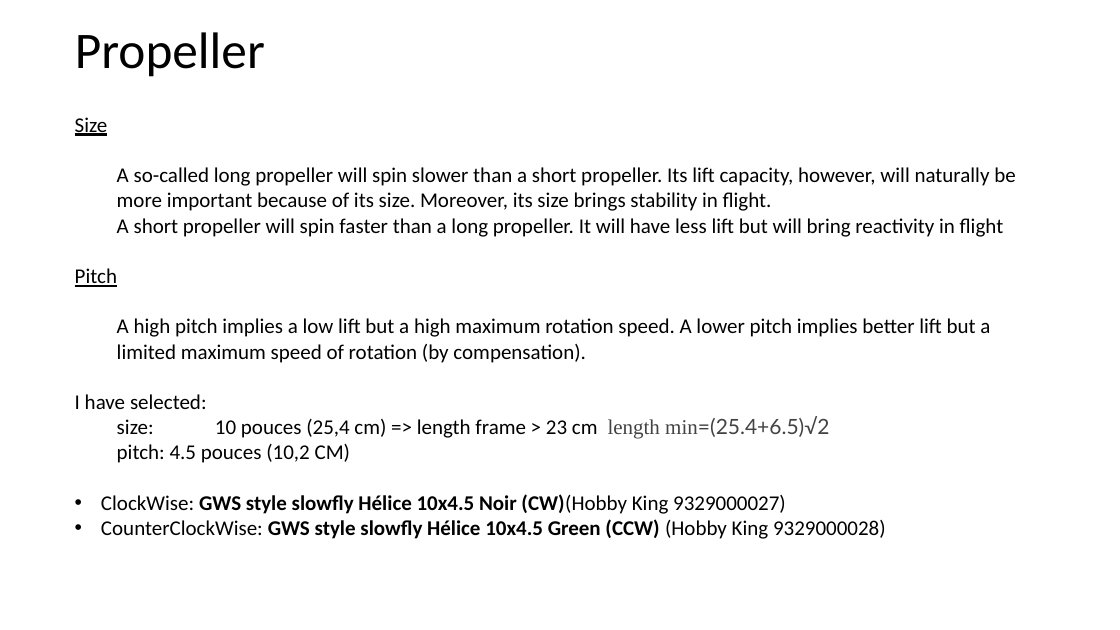
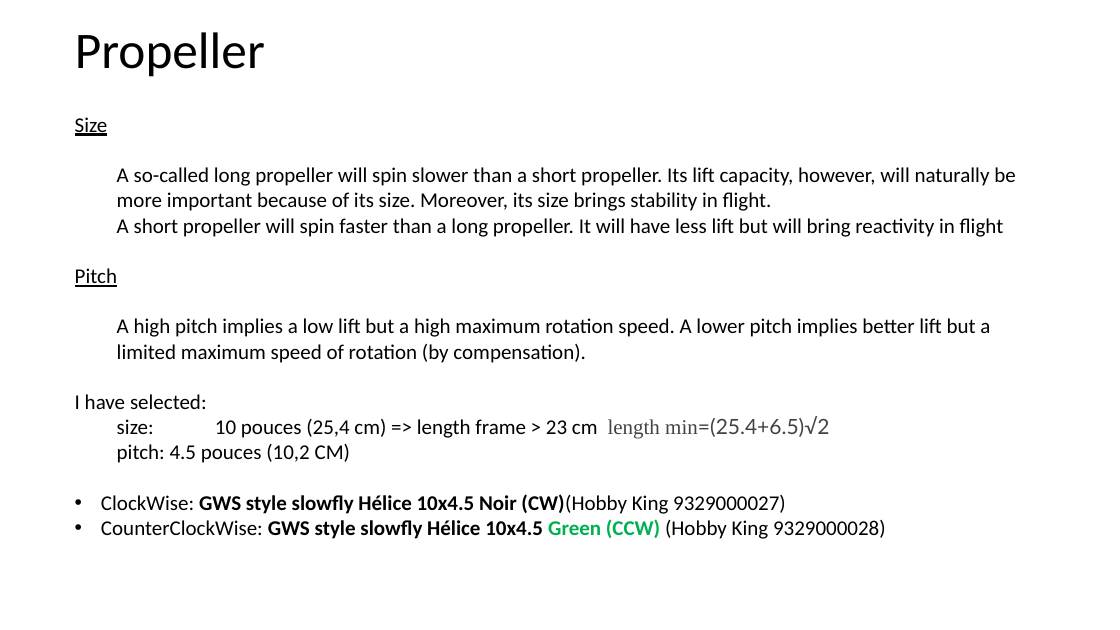
Before and after one commit to RobotEdh/RobotMicroControl, a slide deck: slide 11 of libraries/Diagramm Drone3.pptx. Drawn at 1120x630 pixels with LibreOffice and Linux fonts; fonts in the diff are those of the drawing. Boxes give left, top, right and bottom in pixels: in the first picture for what was removed or moved away, otherwise in the second. Text is boxed around its words. In the diff, an @@ line names an element or a change of style, - is before the commit and + after.

```diff
--- a/libraries/Diagramm Drone3.pptx
+++ b/libraries/Diagramm Drone3.pptx
@@ text at [101,519,886,539]: text colour #000000 to #00B050 in "Green (CCW)" @@
```
Also in this commit, not shown: 11 other slides changed, 2 slides added, 3 slides removed, 10 other files.
